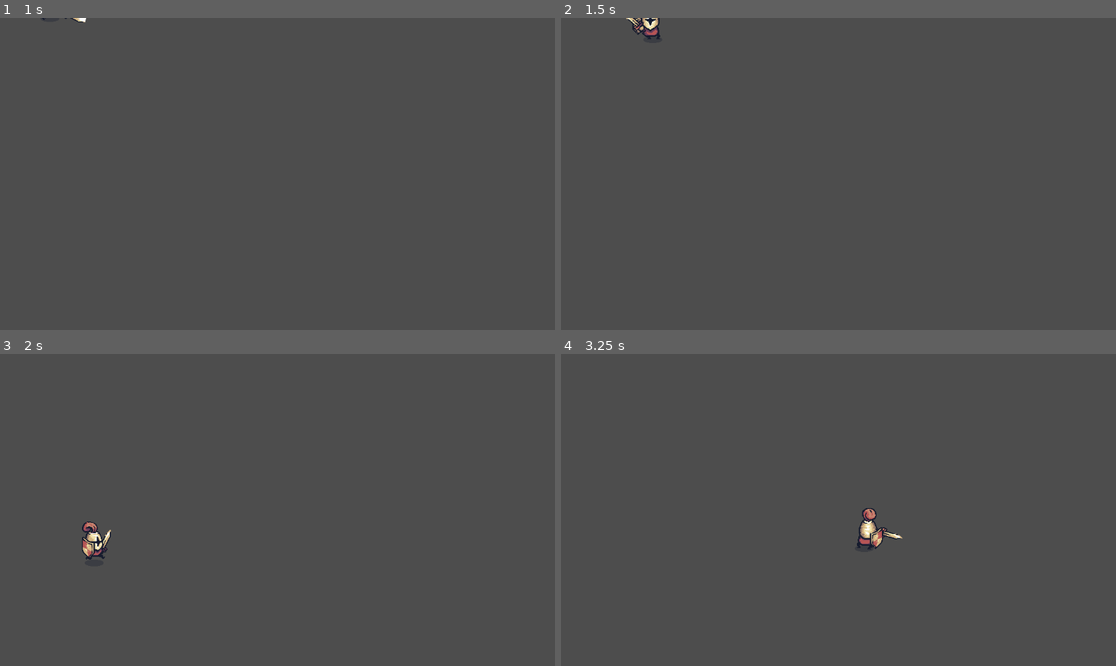
Above: before the commit, frames 1-4 (two rows, left to right).
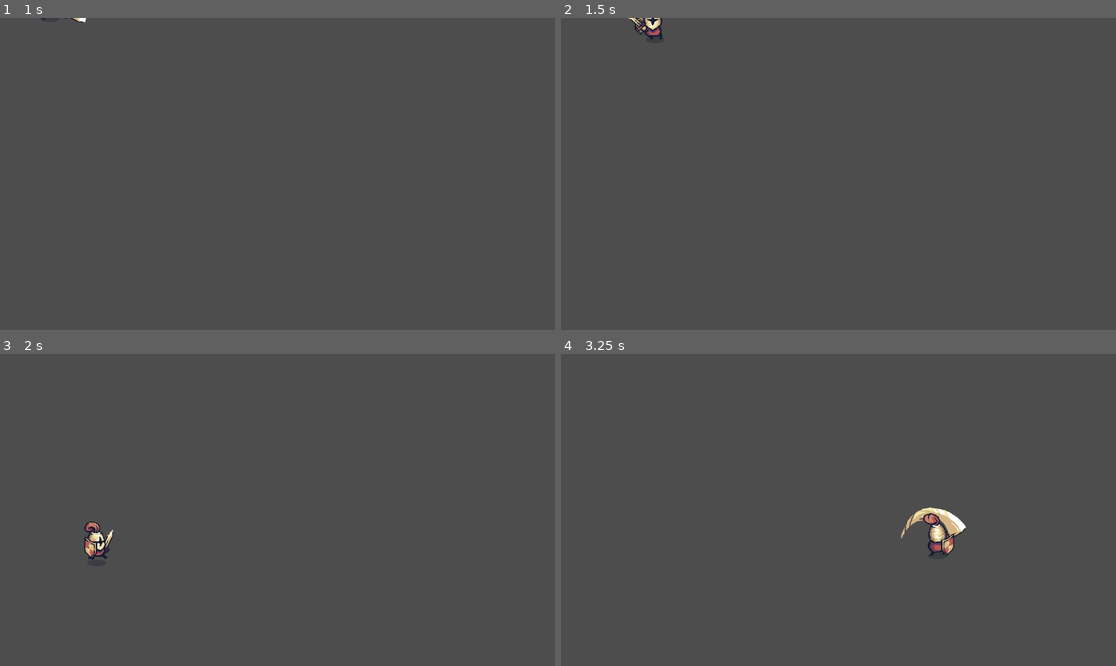
Above: after the commit, the same moments.

Repository: gustavostefanini/DIO_Trilha_Godot
Game: Godot game, scene res://player/player.tscn
Two runs of this game, one before a commit and one after it. Both use one fixed random seed, a clock stepped at 60 frames per second and the inputs below. The project has no main scene, so this scene is started directly.
Inputs:
- Up to frame 1 (1 s): tap Enter at 0.5 s; hold D (move_right) from 0.53 s (still down); tap K (attack_1) at 0.6 s; tap L (attack_2) at 0.8 s
- Up to frame 2 (1.5 s): tap Space at 1.25 s; release D (move_right) at 1.28 s; hold S (move_down) from 1.28 s (still down); tap L (attack_2) at 1.35 s
- Up to frame 3 (2 s): keep holding S (move_down); tap J (dash) at 1.55 s
- Up to frame 4 (3.25 s): release S (move_down) at 2.03 s; hold D (move_right) 2.03-2.78 s; tap J (dash) at 2.1 s; tap K (attack_1) at 2.3, 2.85 s; hold W (move_up) from 2.78 s (still down); tap L (attack_2) at 3.05 s

Frame 1 is identical in both runs. In frame 2, 0.2% of the frame differs, in the area x 11-19%, y 0-7%; in frame 3, 0.4%; in frame 4, 1.3%, in the area x 53-73%, y 49-65%.

Commit message:
organizando um pouco o código do player

Diff:
--- a/Tiny Swords/enemies/pawn.tscn
+++ b/Tiny Swords/enemies/pawn.tscn
@@ -65,7 +65,7 @@
 position = Vector2(0, -30)
 sprite_frames = SubResource("SpriteFrames_ba8ok")
 autoplay = "default"
-frame_progress = 0.359341
+frame_progress = 0.045983
 
 [node name="CollisionShape2D" type="CollisionShape2D" parent="."]
 position = Vector2(0, -28)
--- a/Tiny Swords/player/player.gd
+++ b/Tiny Swords/player/player.gd
@@ -3,35 +3,33 @@
 @onready var animation_player: AnimationPlayer = $AnimationPlayer
 @onready var sprite: Sprite2D = $Sprite2D
 
-#variáveis para movimento
+#variável para leitura do teclado
 var input_vector: Vector2
-var target_velocity: Vector2
-var normal_speed: float = 5
-var speed: float = normal_speed
 
-#variáveis para animação de movimento básico
+#velocidades
+@export var normal_speed: float = 5
+@export var attack_speed: float = 2
+@export var dash_speed: float = 15
+var speed = normal_speed
+
+#declarações de ação
 var is_running: bool = false
+var is_dashing: bool = false
+var is_attacking: bool = false
 
-#variáveis para dash
-var is_dashing: bool = false
-var was_dashing: bool = false
-var dash_time: float = 0.0
-var dash_maximum_time: float = .2
-var dash_speed: float = 15
-
-#variáveis para ataques
-var is_attacking: bool = false
-var was_attacking: bool = false
-var attack_time: float = 0.0
-var attack_maximum_time: float = 0.6
-var attack_speed: float = 2
-var attack_direction: String = ""
-var attack_type: String = ""
+#tempos de cooldown
+@export var dash_maximum_time: float = .2
+@export var attack_maximum_time: float = 0.6
+var attack_time: float = 0
+var dash_time: float = 0
 
 func _process(delta: float):
 
 	#passa a posição do player para o manager
 	GameManager.player_position = position
+
+	#lê teclas de ação e chama suas funções
+	read_input()
 
 	#configura cooldown dos ataques
 	if is_attacking:
@@ -40,17 +38,15 @@
 			is_attacking = false
 			speed = normal_speed
 			attack_time = 0.0
-			attack_direction = ""
-			attack_type = ""
 			animation_player.play("idle")
 
-	#configura cooldown do dash
+	#configura cooldown dos ataques
 	if is_dashing:
 		dash_time += delta
 		if dash_time >= dash_maximum_time:
 			is_dashing = false
 			speed = normal_speed
-			dash_time = 0.0
+			dash_time = 0
 			animation_player.play("idle")
 
 	#configura animação para correr e respirar
@@ -68,31 +64,33 @@
 		if input_vector.x < 0:
 			sprite.flip_h = true
 
-	#configura os ataques
+func read_input():
+
+	#movement
+	input_vector = Input.get_vector("move_left","move_right","move_up","move_down",.15)
+	move()
+
+	#attack
 	if Input.is_action_just_pressed("attack_1") and not is_dashing:
-		attack_type = "1"
-		attack(attack_type,was_attacking)
+		attack("1")
 	if Input.is_action_just_pressed("attack_2") and not is_dashing:
-		attack_type = "2"
-		attack(attack_type,was_attacking)
+		attack("2")
 
-func _physics_process(delta: float):
+	#dash
+	if is_running and Input.is_action_just_pressed("dash"):
+		dash()
 
-	#movimento geral
-	input_vector = Input.get_vector("move_left","move_right","move_up","move_down",.15)
-	target_velocity = input_vector * speed * 100.0
+func move():
+	var target_velocity = input_vector * speed * 100.0
 	velocity = lerp(velocity,target_velocity,.15)
 	move_and_slide()
 
-	#configura o dash
-	if is_running and Input.is_action_just_pressed("dash"):
-		dash()
-
-func attack(attack_type: String,was_attacking: bool):
+func attack(attack_type: String):
 	if is_attacking:
 		return
 	is_attacking = true
 	speed = attack_speed
+	var attack_direction: String
 	if input_vector.x !=  0 or input_vector == Vector2(0,0):
 		attack_direction = "attack_side_"
 	elif input_vector.y < 0:
Not shown, added: Tiny Swords/test_scenes/tes3681.tmp
Not shown, added: Tiny Swords/test_scenes/tes7214.tmp
